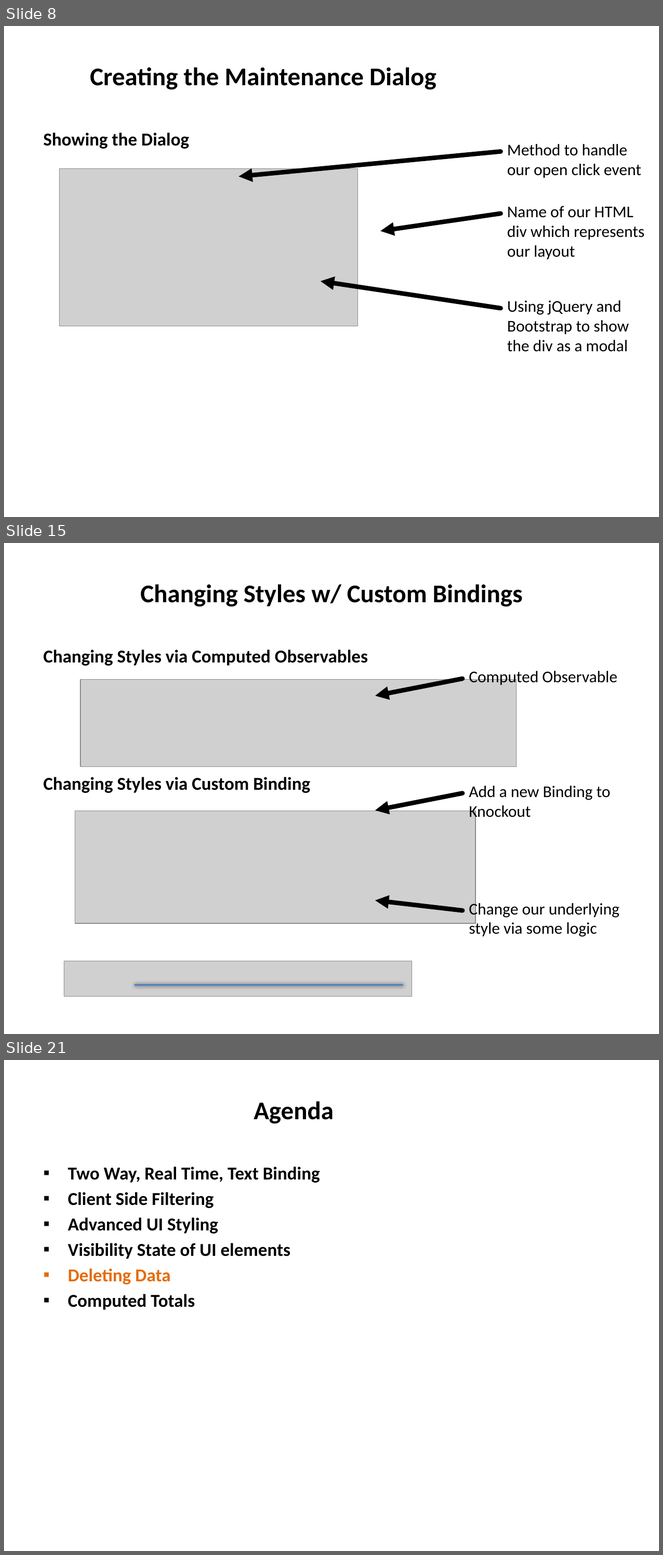
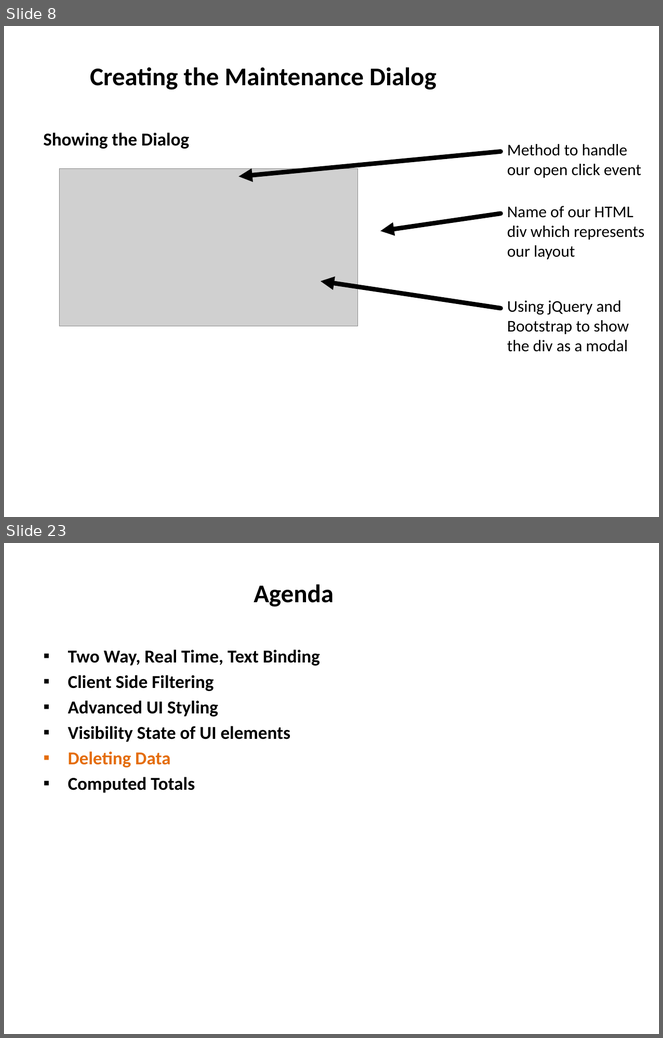
Before and after one commit to derikwhittaker/Pluarsight.XamlToHtml, a slide deck: Modules/04.TaskEditScreen.InitialSetup/04.TaskEditScreen.InitialSetup.pptx. Shown one above the other, each under a label of ours: slides 8, 15 and 21 before the commit, slides 8 and 23 after it; the slides between them are not shown. The pictures are 663x1555 and 663x1038 pixels, drawn with LibreOffice and Linux fonts; fonts in the diff are those of the drawing; grey boxes stand for pictures. Boxes give left, top, right and bottom in pixels: in the first picture for what was removed or moved away, otherwise in the second. Text is boxed around its words. In the diff, an @@ line names an element or a change of style, - is before the commit and + after.

```diff
--- a/Modules/04.TaskEditScreen.InitialSetup/04.TaskEditScreen.InitialSetup.pptx
+++ b/Modules/04.TaskEditScreen.InitialSetup/04.TaskEditScreen.InitialSetup.pptx
@@ slide 15 removed at (4,543,659,1034), background #FFFFFF @@
@@ title removed at (140,584,523,607) @@
-Changing Styles w/ Custom Bindings
@@ text removed at (44,650,368,793) @@
-Changing Styles via Computed Observables
-Changing Styles via Custom Binding
@@ picture removed at (80,679,517,767) @@
@@ arrow removed from (463, 679) to (375, 696) @@
@@ text removed at (469,671,618,687) @@
-Computed Observable
@@ text removed at (469,786,611,821) @@
-Add a new Binding to Knockout
@@ arrow removed from (463, 793) to (375, 810) @@
@@ picture removed at (75,811,475,924) @@
@@ arrow removed from (463, 911) to (375, 901) @@
@@ text removed at (469,901,620,937) @@
-Change our underlying style via some logic
@@ picture removed at (64,962,412,997) @@
@@ line removed from (135, 985) to (402, 985) @@
@@ what was slide 21 is now slide 23 @@
```
Also in this commit, not shown: 2 slides changed, 10 slides added, 7 other slides removed, 20 other files.
